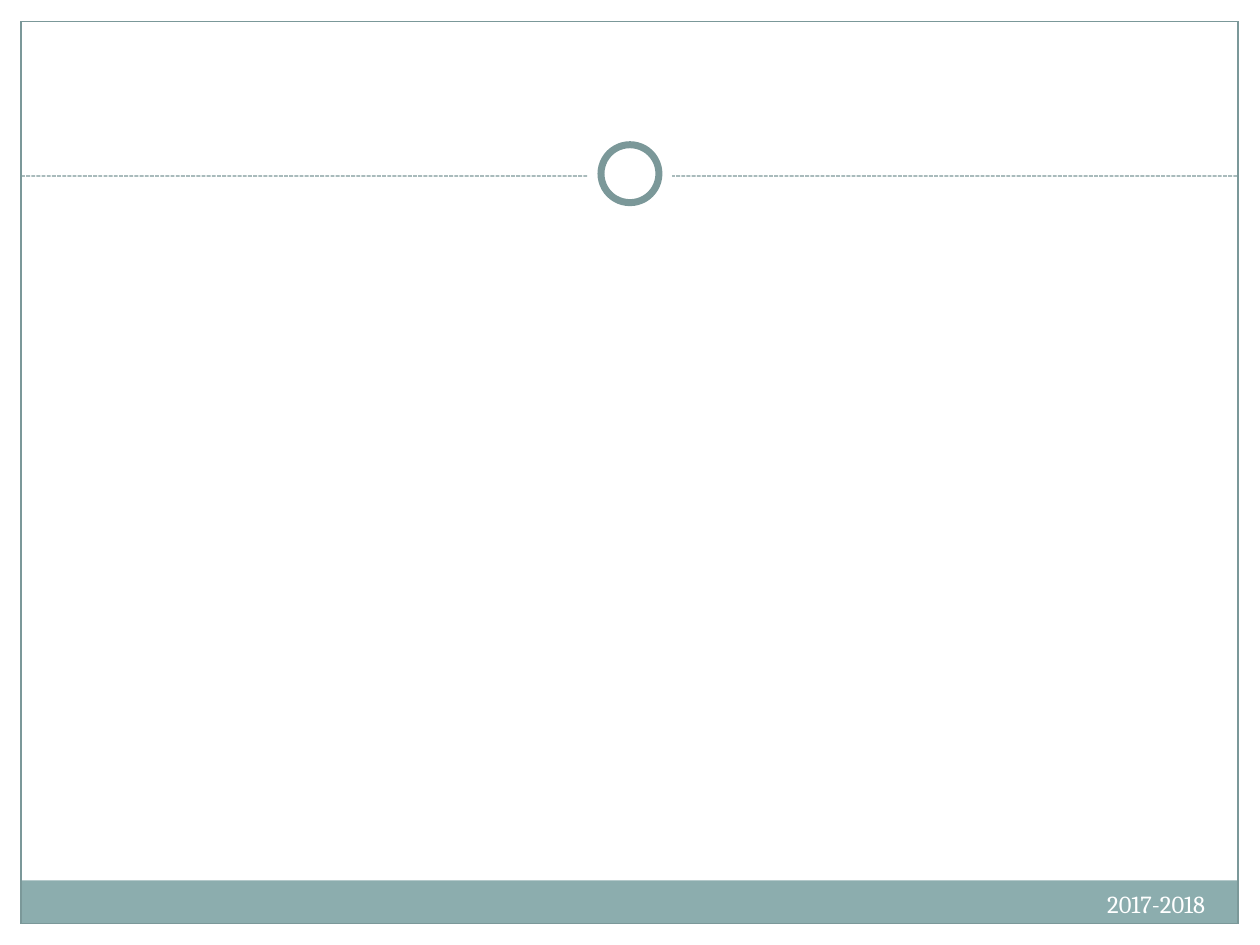
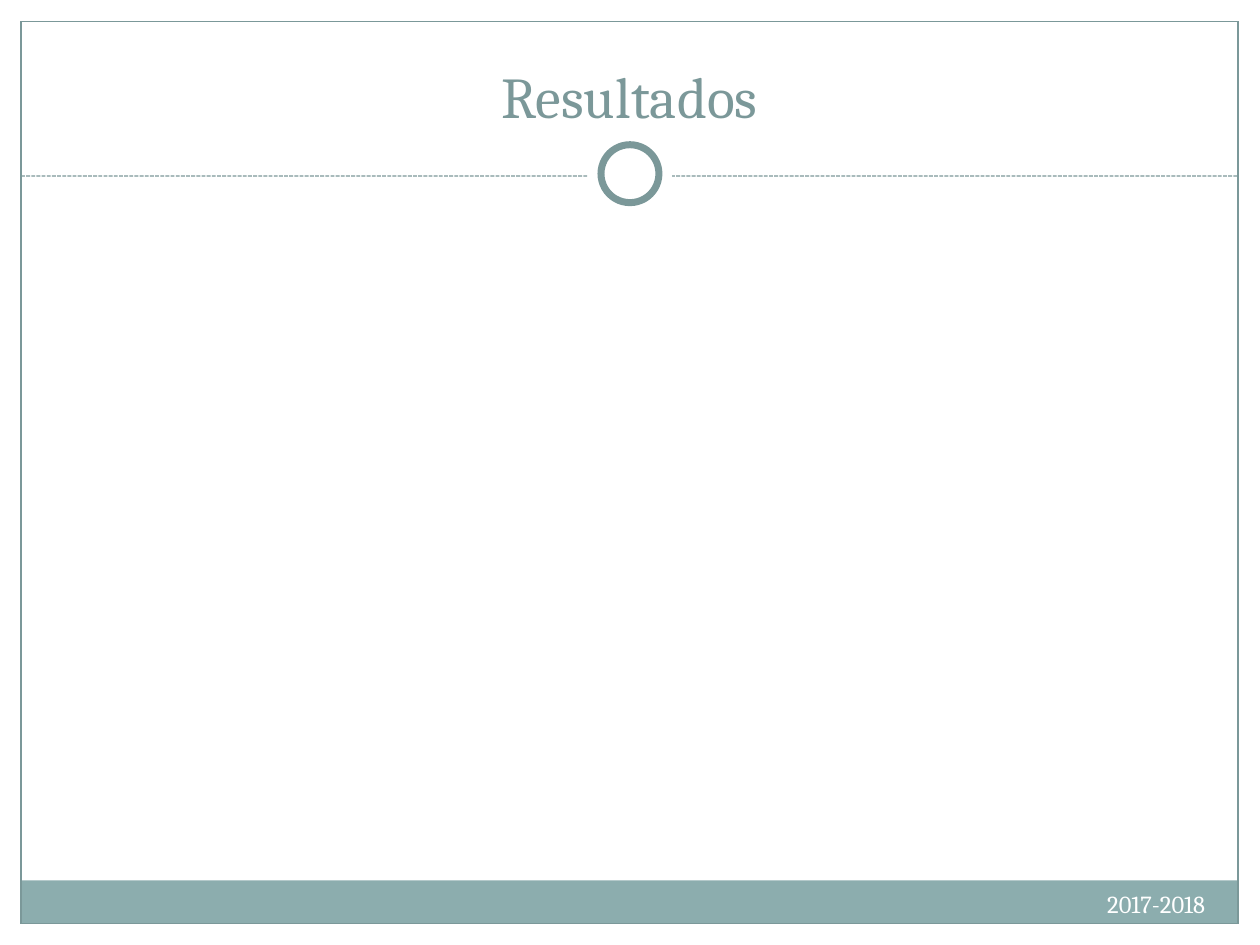
Before and after one commit to Compumatica/Proyecto-de-Ing-Software, a slide deck: slide 17 of docs/IntroIngSoft.PresentacionesFinales.pptx. Drawn at 1260x945 pixels with LibreOffice and Linux fonts; fonts in the diff are those of the drawing. Boxes give left, top, right and bottom in pixels: in the first picture for what was removed or moved away, otherwise in the second. Text is boxed around its words. In the diff, an @@ line names an element or a change of style, - is before the commit and + after.

```diff
--- a/docs/IntroIngSoft.PresentacionesFinales.pptx
+++ b/docs/IntroIngSoft.PresentacionesFinales.pptx
@@ title added at (x1=502, y1=78, x2=758, y2=119), 33 pt, text #7C999A @@
+Resultados
```
Also in this commit, not shown: 9 other slides changed, 1 slide added, 1 slide removed.
